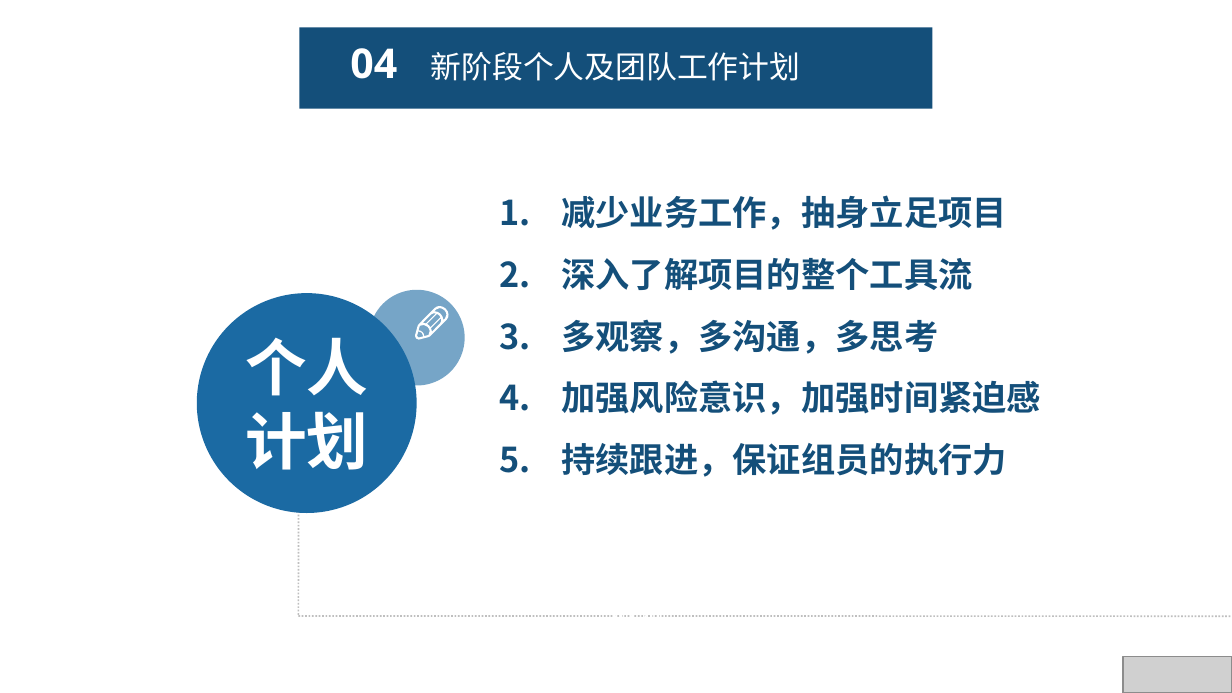
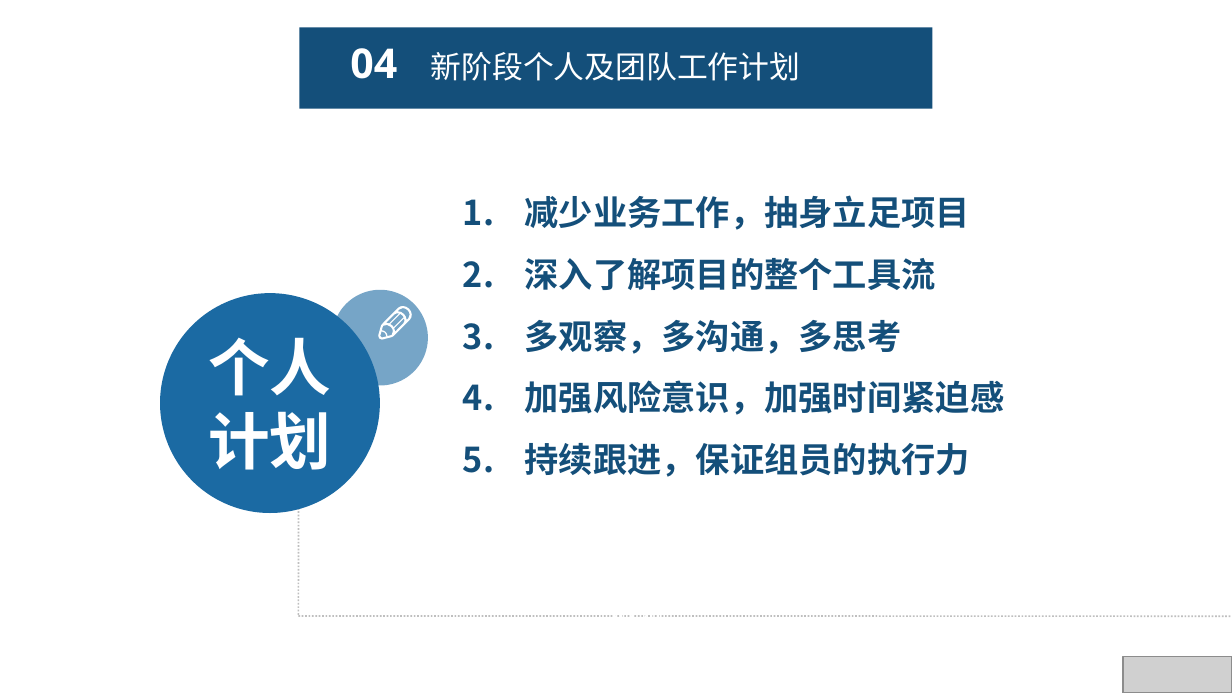
Before and after one commit to fengyuyu/world_rpg, a slide deck: slide 10 of 陈国锋-述职报告 .pptx (slide 8 before the commit). Drawn at 1232x693 pixels with LibreOffice and Linux fonts; fonts in the diff are those of the drawing; grey boxes stand for pictures. Boxes give left, top, right and bottom in pixels: in the first picture for what was removed or moved away, otherwise in the second. Text is boxed around its words. In the diff, an @@ line names an element or a change of style, - is before the commit and + after.

```diff
--- a/陈国锋-述职报告 .pptx
+++ b/陈国锋-述职报告 .pptx
@@ 2 ellipses, 1 text, 1 freeform shape: place and size @@
-2 ellipses, 1 text, 1 freeform shape at (197,195,1041,513)
+2 ellipses, 1 text, 1 freeform shape at (160,195,1005,513)
```
Also in this commit, not shown: 3 other slides changed, 6 slides added, 1 other file.
